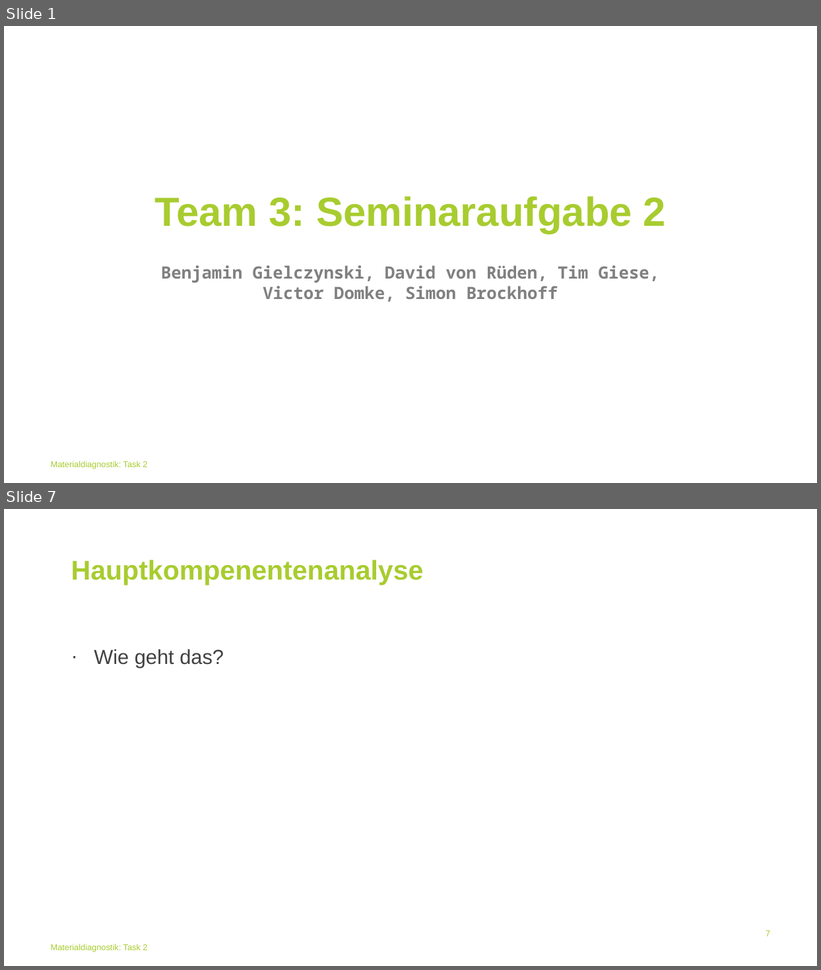
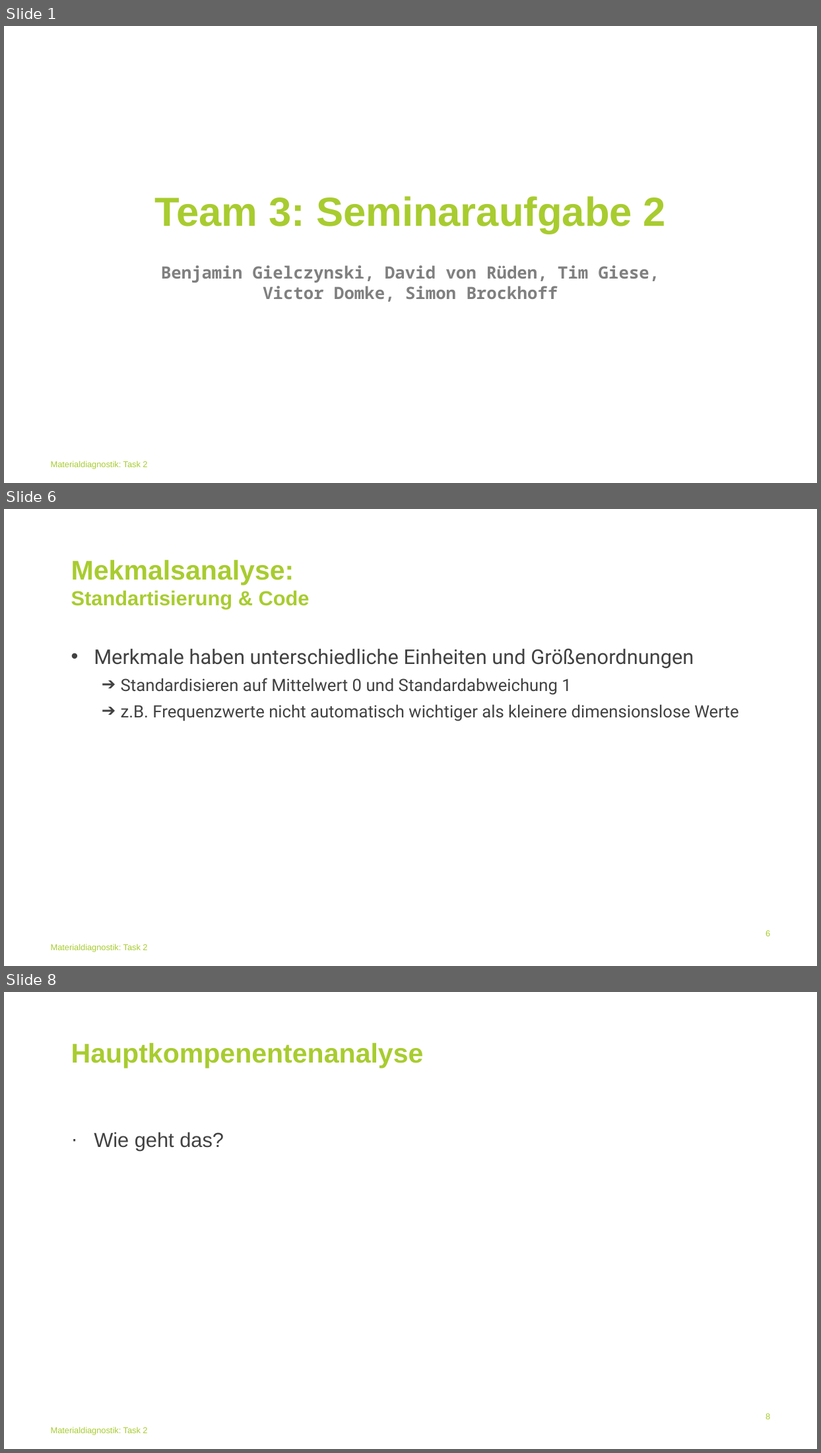
Before and after one commit to BGielczynski/AI_diagnostics, a slide deck: Task_2/Task2Powerpoint.pptx. Shown one above the other, each under a label of ours: slides 1 and 7 before the commit, slides 1, 6 and 8 after it; the slides between them are not shown. The pictures are 821x970 and 821x1453 pixels, drawn with LibreOffice and Linux fonts; fonts in the diff are those of the drawing; background and template pictures are left out. Boxes give left, top, right and bottom in pixels: in the first picture for what was removed or moved away, otherwise in the second. Text is boxed around its words. In the diff, an @@ line names an element or a change of style, - is before the commit and + after.

```diff
--- a/Task_2/Task2Powerpoint.pptx
+++ b/Task_2/Task2Powerpoint.pptx
@@ slide 6 added at (4, 509, 817, 966), background #FFFFFF; not listed: 1 template element that a slide beside it also shows @@
@@ title added at (71, 560, 310, 609), 24 pt, text #A8CC2F, bold @@
+Mekmalsanalyse:
+Standartisierung & Code
@@ text added at (94, 648, 739, 722), 20 pt, text #414141 @@
+• Merkmale haben unterschiedliche Einheiten und Größenordnungen
+  ➔ Standardisieren auf Mittelwert 0 und Standardabweichung 1
+  ➔ z.B. Frequenzwerte nicht automatisch wichtiger als kleinere dimensionslose Werte
@@ page number added at (766, 931, 770, 937), 10 pt, text #A8CC2F @@
+6
@@ what was slide 7 is now slide 8 @@
@@ page number at (766, 1414, 770, 1420): text changed @@
-7
+8
```
Also in this commit, not shown: 3 slides changed, 2 other slides added, 2 slides removed, 1 other file.
